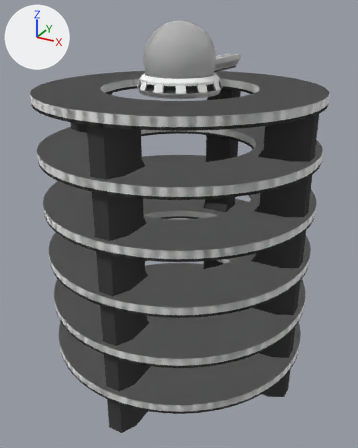
Renders of the Blender file Assets/World/Backdrop.blend from each side of a commit.
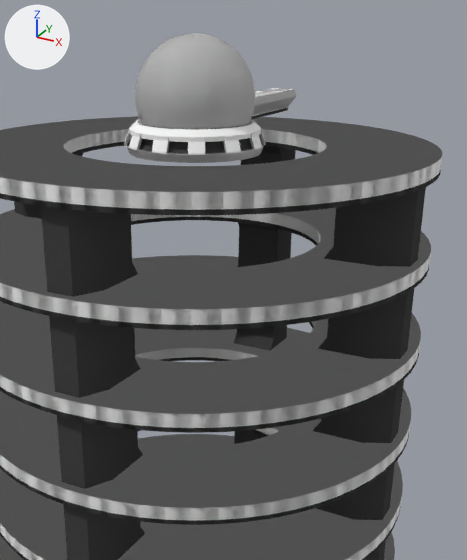
The first picture shows the older version from a 50 mm camera at (93.5, -170.5, 28.3) aimed at (0.8, -2.0, -56.0). The close-ups show both versions on the part from 17% to 96% of the width and 0% to 76% of the height of that picture. The lights are fixed; the arrows at upper left show +X, +Y and +Z.

The older version as bpy lines, for what is in view:
```python
ob_domeglass = bpy.data.objects.new('DomeGlass', me_domeglass)
ob_domeglass.location = (0.0, 0.0, 10.0)
ob_domeglass.rotation_euler = (0.0, 0.0, -1.571)  # degrees (0, 0, -90)
ob_pillar = bpy.data.objects.new('Pillar', me_circle_001)
ob_pillar.location = (0.0, 0.0, 0.0)
ob_pillar.rotation_euler = (0.0, 0.0, -3.142)  # degrees (0, 0, -180)
ob_ringouter_002 = bpy.data.objects.new('RingOuter.002', me_circle_003)
ob_ringouter_002.location = (0.0, 0.0, 0.0)
# also in view: 'RingOuter' at (0.0, 17.8, 2.4)
```
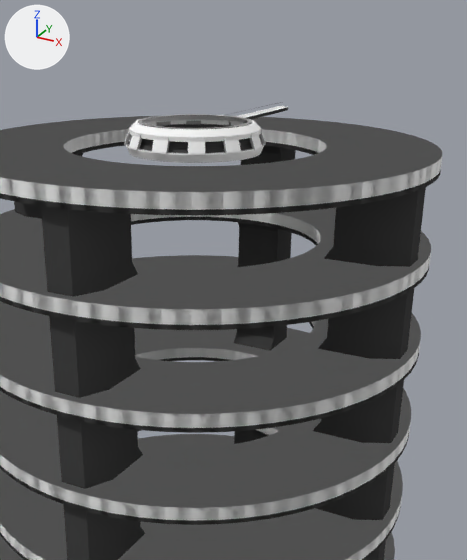
Pixel boxes [x1, y1, x2, y2] of what changed, in the close-ups (467 x 560 px):
'DomeGlass', hidden: before [135, 33, 296, 128]
'Pillar.001', added: after [126, 140, 264, 163]
    faces in mat_floorwhite (its picture is missing): [126, 145, 264, 163]
part 1 of me_circle_001, deleted: before [126, 140, 264, 163]

The change, as a diff of the scene's bpy script:
```diff
--- a/Assets/World/Backdrop.blend.py
+++ b/Assets/World/Backdrop.blend.py
@@ me_circle_001 @@
 # used by ob_pillar; location = (0.0, 0.0, 0.0); rotation_euler = (0.0, 0.0, -3.142), in degrees (0, 0, -180)
-me_circle_001.from_pydata(...)  # 1138 vertices, 881 faces; spans x -15.9..16.2, y -15.9..15.9, z -1.8..3.3
+me_circle_001.from_pydata(...)  # 114 vertices, 112 faces; spans x 14.5..16.2, y -1.8..1.8, z 0.0..3.3
+# me_circle_001 part 1: the loose piece of 1024 vertices spanning x -15.9..15.9, y -15.9..15.9, z -1.8..0.2 is deleted
+# me_circle_001 part 2: the surface is now shaded smooth
 me_circle_001.materials.append(mat_floorgray)
@@ me_circle_002 @@
+me_circle_002.from_pydata(...)  # 1280 vertices, 1024 faces; spans x -15.9..15.9, y -15.9..15.9, z -1.8..0.2
+# faces by material slot: [256, 768]
+me_circle_002.materials.append(mat_floorgray)  # grey #9e9e9e
+me_circle_002.materials.append(mat_floorwhite)  # its picture is missing
@@ ob_domeglass @@
 ob_domeglass.rotation_euler = (0.0, 0.0, -1.571)  # degrees (0, 0, -90)
+ob_domeglass.hide_set(True)  # its collection is switched off
@@ ob_pillar_001 @@
+ob_pillar_001 = bpy.data.objects.new('Pillar.001', me_circle_002)
+ob_pillar_001.location = (0.0, 0.0, 0.0)
+ob_pillar_001.rotation_euler = (0.0, 0.0, -3.142)  # degrees (0, 0, -180)
+_m = ob_pillar_001.modifiers.new('EdgeSplit', 'EDGE_SPLIT')
+_m.split_angle = 0.349
```
